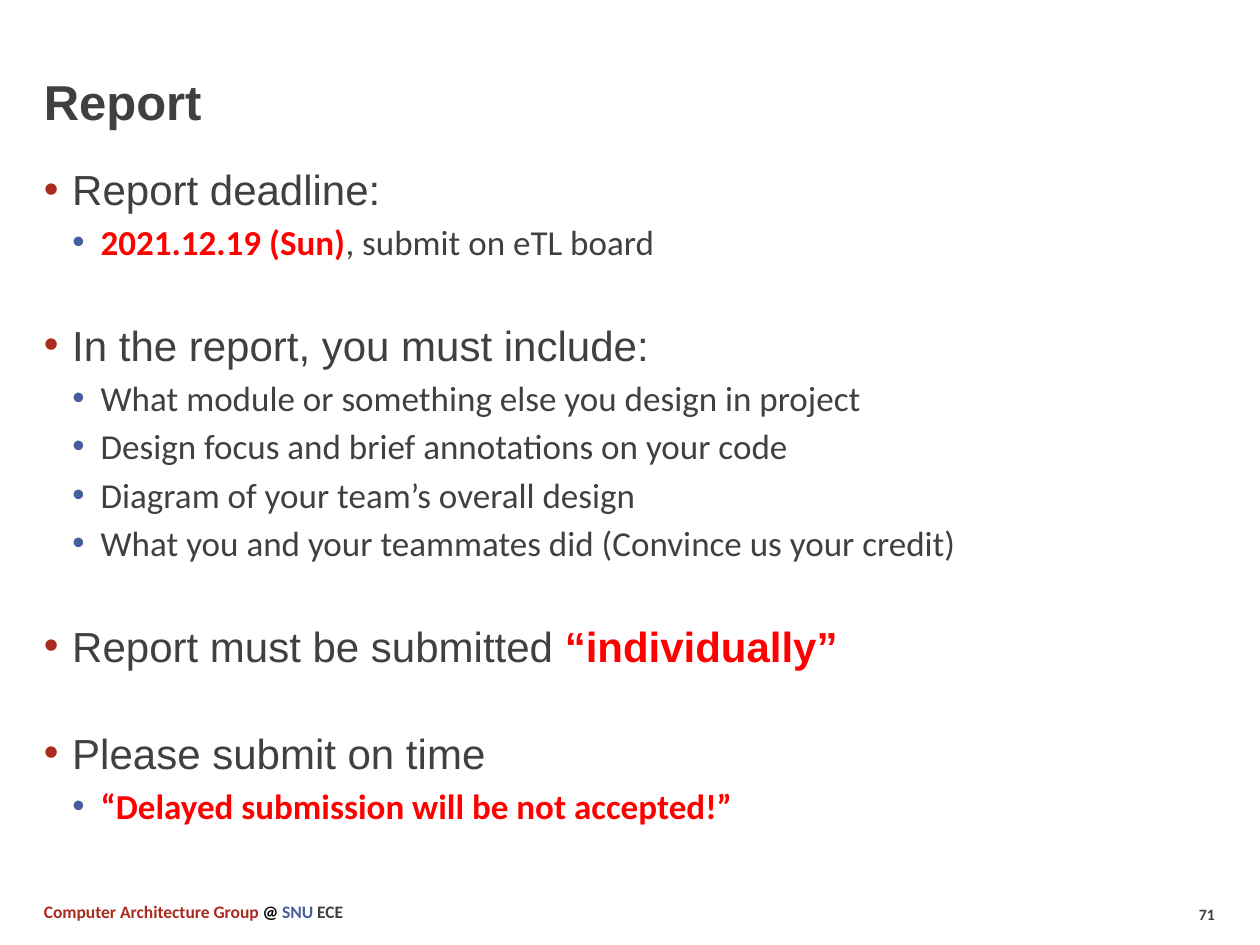
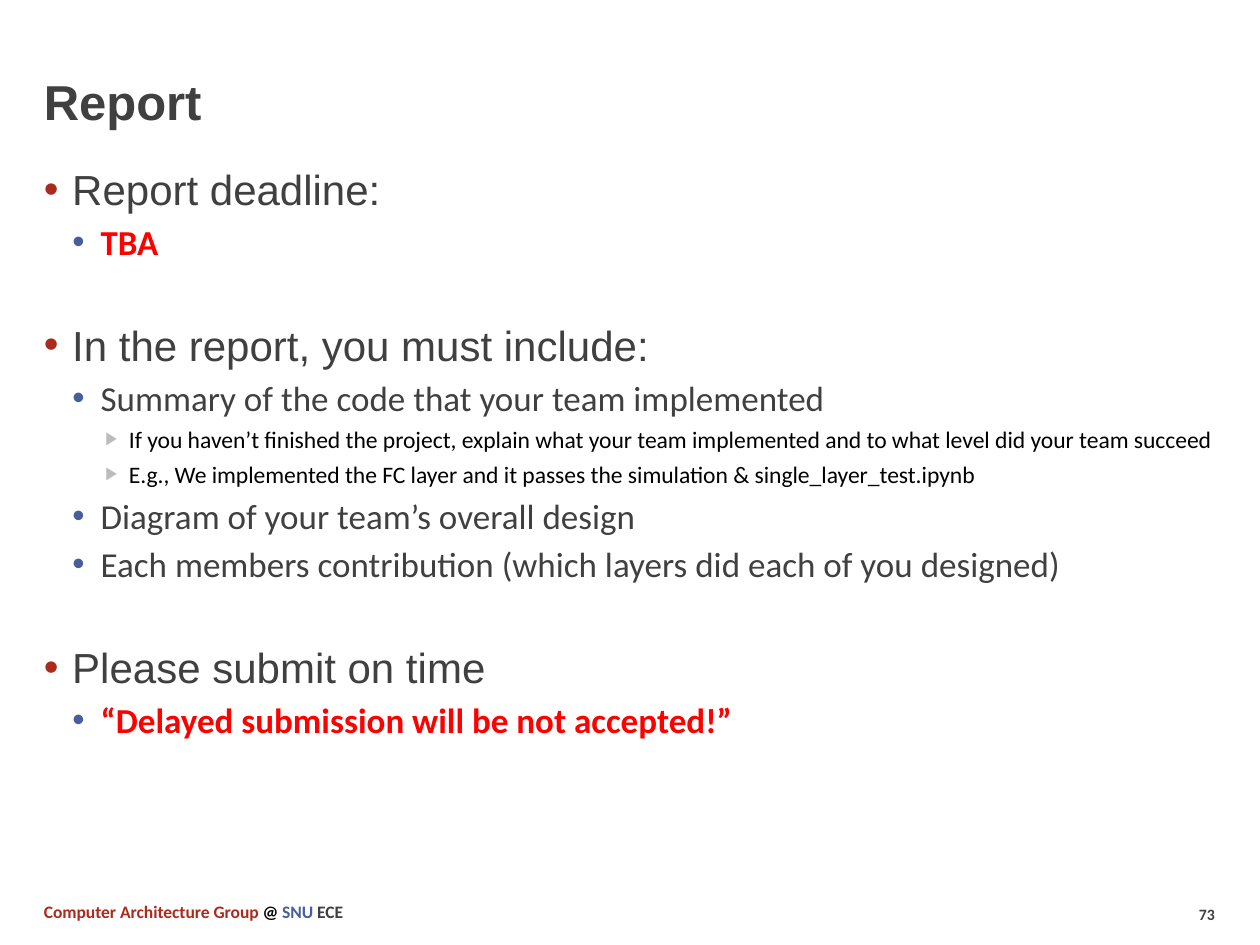
Before and after one commit to SNU-Comparch-Classes/ECE-315.A_2021_Fall_Final_Project, a slide deck: slide 73 of docs/Term_Project.pptx (slide 71 before the commit). Drawn at 1260x945 pixels with LibreOffice and Linux fonts; fonts in the diff are those of the drawing. Boxes give left, top, right and bottom in pixels: in the first picture for what was removed or moved away, otherwise in the second. Text is boxed around its words. In the diff, an @@ line names an element or a change of style, - is before the commit and + after.

Commit message:
update ppt

```diff
--- a/docs/Term_Project.pptx
+++ b/docs/Term_Project.pptx
@@ text at bbox=[101, 232, 159, 255]: text changed; text colour #404040 to #FF0000; bold on @@
-  • 2021.12.19 (Sun), submit on eTL board
+  • TBA
@@ text at bbox=[101, 386, 1211, 487]: text changed; size 20 to 13.5 pt; text colour #404040 to #000000 @@
-  • What module or something else you design in project
-  • Design focus and brief annotations on your code
+  • Summary of the code that your team implemented
+    ▶ If you haven’t finished the project, explain what your team implemented and to what level did your team succeed
+    ▶ E.g., We implemented the FC layer and it passes the simulation & single_layer_test.ipynb
@@ text at bbox=[101, 551, 1060, 583]: text changed @@
-  • What you and your teammates did (Convince us your credit)
-• Report must be submitted “individually”
+  • Each members contribution (which layers did each of you designed)
@@ page number at bbox=[1199, 909, 1215, 920]: text changed @@
-71
+73
```
Also in this commit, not shown: 6 other slides changed, 2 slides added, 1 slide removed.
